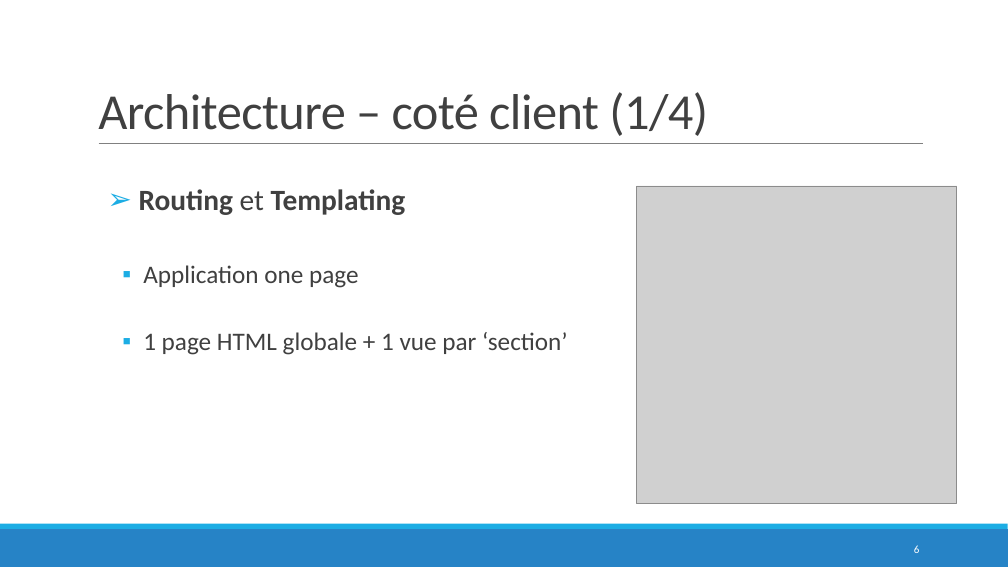
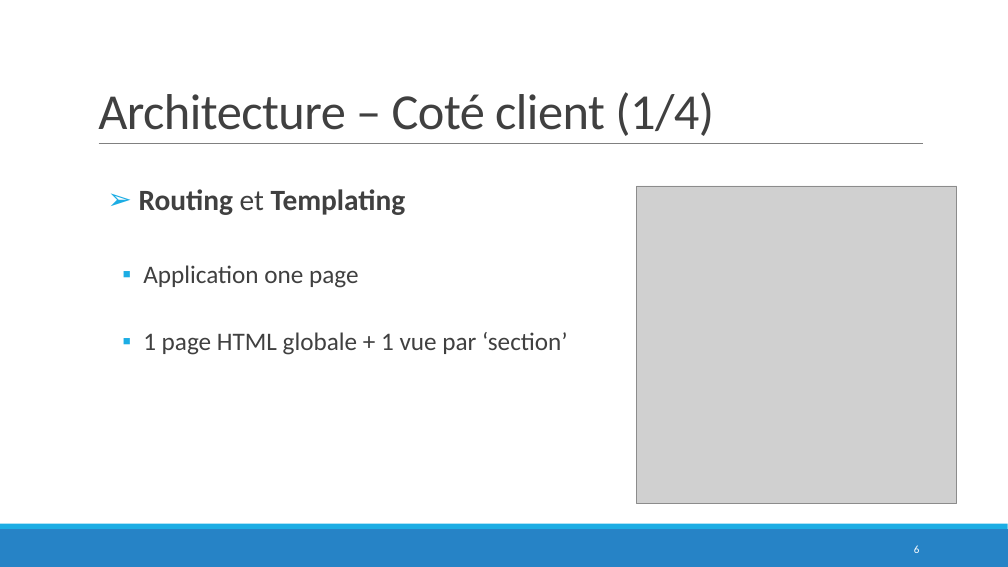
Before and after one commit to QuentinLeGoff/projetJXS, a slide deck: slide 6 of WeBike.pptx. Drawn at 1008x567 pixels with LibreOffice and Linux fonts; fonts in the diff are those of the drawing; grey boxes stand for pictures; background and template pictures are left out. Boxes give left, top, right and bottom in pixels: in the first picture for what was removed or moved away, otherwise in the second. Text is boxed around its words. In the diff, an @@ line names an element or a change of style, - is before the commit and + after.

```diff
--- a/WeBike.pptx
+++ b/WeBike.pptx
@@ title at [98,92,714,136]: text changed @@
-Architecture – coté client (1/4)
+Architecture – Coté client (1/4)
```
Also in this commit, not shown: 3 other slides changed, 3 slides added.
